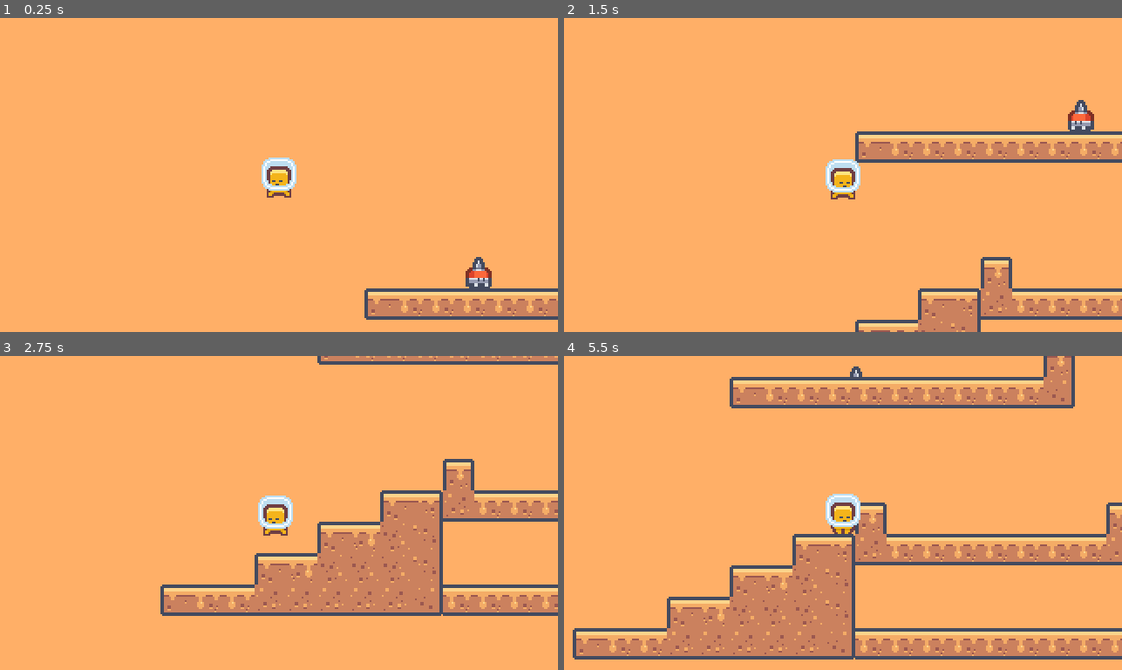
Above: before the commit, frames 1-4 (two rows, left to right).
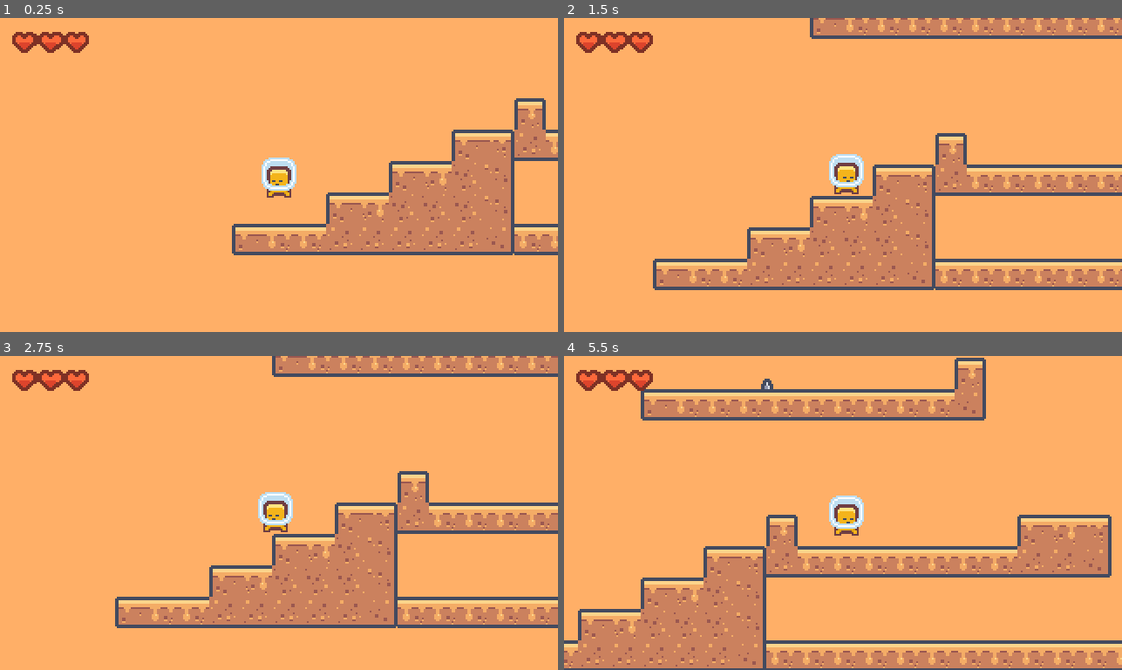
Above: after the commit, the same moments.

Repository: deoshreyas/Just-Another-Platformer
Game: Godot game, scene res://Scenes/level_1.tscn
Two runs of this game, one before a commit and one after it. Both use one fixed random seed, a clock stepped at 60 frames per second and the inputs below.
Inputs:
- Up to frame 1 (0.25 s): no input
- Up to frame 2 (1.5 s): hold Right (right) from 0.53 s (still down); tap Up (up) at 0.77 s
- Up to frame 3 (2.75 s): tap Up (up) at 1.52 s; release Right (right) at 2.03 s; hold Left (left) from 2.03 s (still down)
- Up to frame 4 (5.5 s): release Left (left) at 2.78 s; hold Right (right) 2.78-4.28 s; tap Up (up) at 3.02, 3.77, 4.52 s; hold Left (left) 4.28-5.03 s; hold Right (right) from 5.03 s (still down)

The runs differ from the first frame. In frame 1, 16% of the frame differs, in the area x 2-100%, y 4-97%; in frame 2, 28%; in frame 3, 19%; in frame 4, 33%, in the area x 0-100%, y 0-100%.

Commit message:
Created a lives system for the player using autoloading Global script, Create life scene, Finished drawing hearts part

Diff:
--- a/Scenes/level_1.tscn
+++ b/Scenes/level_1.tscn
@@ -11,7 +11,8 @@
 layer_0/tile_data = PackedInt32Array(327701, 0, 0, 327703, 0, 0, 262169, 0, 0, 262171, 0, 0, 196637, 0, 0, 196639, 6553 …(1813 unchanged characters)…
 
 [node name="Player" parent="." index="1"]
-position = Vector2(23, -64)
+position = Vector2(9, 117)
+ORIGINAL_POS = Vector2(9, 117)
 
 [node name="MovingPlatform" parent="." index="3" instance=ExtResource("2_36o3i")]
 position = Vector2(737, 170)
--- a/Scenes/level_base.tscn
+++ b/Scenes/level_base.tscn
@@ -1,9 +1,11 @@
-[gd_scene load_steps=3 format=3 uid="uid://ogo80smhttn0"]
+[gd_scene load_steps=4 format=3 uid="uid://ogo80smhttn0"]
 
 [ext_resource type="PackedScene" uid="uid://dl427p52uco2n" path="res://Scenes/tile_map.tscn" id="1_072ah"]
+[ext_resource type="Script" path="res://Scripts/level_base.gd" id="1_hc3mk"]
 [ext_resource type="PackedScene" uid="uid://btnadq4m1wn0" path="res://Scenes/player.tscn" id="2_sfpmw"]
 
 [node name="LevelBase" type="Node2D"]
+script = ExtResource("1_hc3mk")
 
 [node name="TileMap" parent="." instance=ExtResource("1_072ah")]
 
@@ -11,3 +13,5 @@
 position = Vector2(194, 11)
 
 [node name="Camera2D" type="Camera2D" parent="." groups=["Camera"]]
+
+[node name="LivesContainer" type="CanvasLayer" parent="."]
--- /dev/null
+++ b/Scenes/life.tscn
@@ -0,0 +1,34 @@
+[gd_scene load_steps=5 format=3 uid="uid://dw1522nm0dnwg"]
+
+[ext_resource type="Texture2D" uid="uid://bvubpxi8wsbbe" path="res://Assets/Sprites/lives.png" id="1_ofgdn"]
+
+[sub_resource type="AtlasTexture" id="AtlasTexture_usqll"]
+atlas = ExtResource("1_ofgdn")
+region = Rect2(34, 0, 17, 15)
+
+[sub_resource type="AtlasTexture" id="AtlasTexture_h82k8"]
+atlas = ExtResource("1_ofgdn")
+region = Rect2(0, 0, 17, 15)
+
+[sub_resource type="SpriteFrames" id="SpriteFrames_dawow"]
+animations = [{
+"frames": [{
+"duration": 1.0,
+"texture": SubResource("AtlasTexture_usqll")
+}],
+"loop": false,
+"name": &"empty",
+"speed": 5.0
+}, {
+"frames": [{
+"duration": 1.0,
+"texture": SubResource("AtlasTexture_h82k8")
+}],
+"loop": false,
+"name": &"filled",
+"speed": 5.0
+}]
+
+[node name="Life" type="AnimatedSprite2D"]
+sprite_frames = SubResource("SpriteFrames_dawow")
+animation = &"filled"
--- a/Scripts/Player.gd
+++ b/Scripts/Player.gd
@@ -7,6 +7,7 @@
 @export var MAX_FALL_SPEED = 250
 @export var MAX_DOUBLE_JUMPS = 2
 @export var DOUBLE_JUMP_SPEED = 5
+@export var ORIGINAL_POS : Vector2
 
 @onready var sprites = $AnimatedSprite2D
 @onready var camera : Camera2D = get_tree().get_first_node_in_group("Camera")
@@ -53,3 +54,6 @@
 
 func pan_cam_to_self():
 	camera.position = position
+
+func respawn():
+	position = ORIGINAL_POS
--- /dev/null
+++ b/Scripts/global.gd
@@ -0,0 +1,4 @@
+extends Node
+
+const MAX_LIVES = 3
+var lives = MAX_LIVES
--- a/Scripts/hitbox.gd
+++ b/Scripts/hitbox.gd
@@ -2,4 +2,5 @@
 
 func _on_body_entered(body):
 	if body is Player:
-		body.queue_free()
+		get_tree().reload_current_scene()
+		Global.lives -= 1
--- /dev/null
+++ b/Scripts/level_base.gd
@@ -0,0 +1,21 @@
+extends Node2D
+
+@onready var lives_container = $LivesContainer
+
+var life = preload("res://Scenes/life.tscn")
+var life_pos = Vector2(15, 15)
+
+func _process(_delta):
+	var num_drawn = 0
+	for i in range(Global.MAX_LIVES):
+		var filled_heart = num_drawn <= Global.lives
+		var life_instance = life.instantiate()
+		life_instance.position = life_pos
+		if not filled_heart:
+			life_instance.play("empty")
+		else:
+			life_instance.play("filled")
+		lives_container.add_child(life_instance)
+		life_pos.x += 15
+		num_drawn += 1
+	life_pos = Vector2(15, 15)
--- a/project.godot
+++ b/project.godot
@@ -14,6 +14,10 @@
 run/main_scene="res://Scenes/level_1.tscn"
 config/features=PackedStringArray("4.0", "GL Compatibility")
 config/icon="res://icon.svg"
+
+[autoload]
+
+Global="*res://Scripts/global.gd"
 
 [display]
 
Binary file added: Assets/Sprites/lives.png
Not shown, added: Assets/Sprites/lives.png.import
